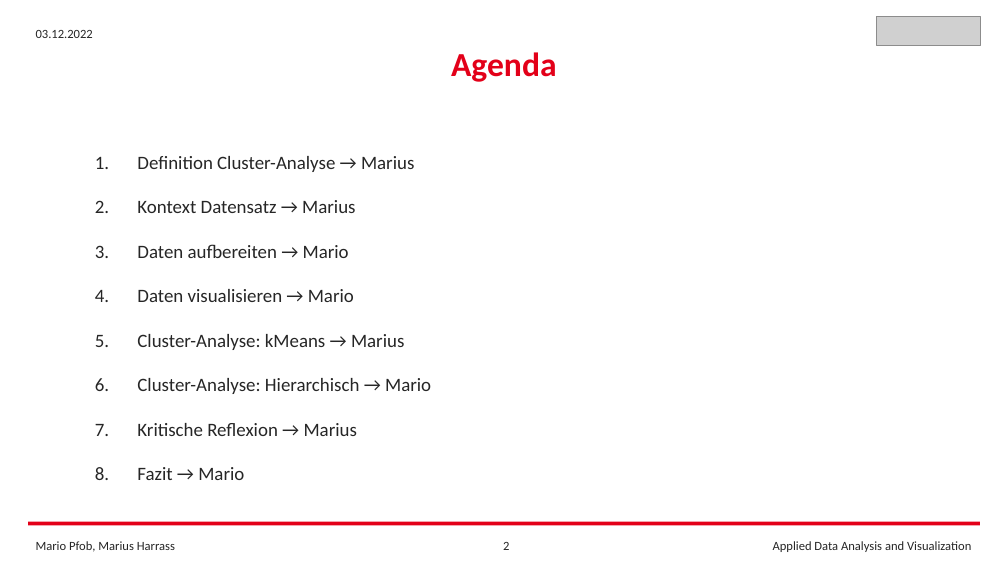
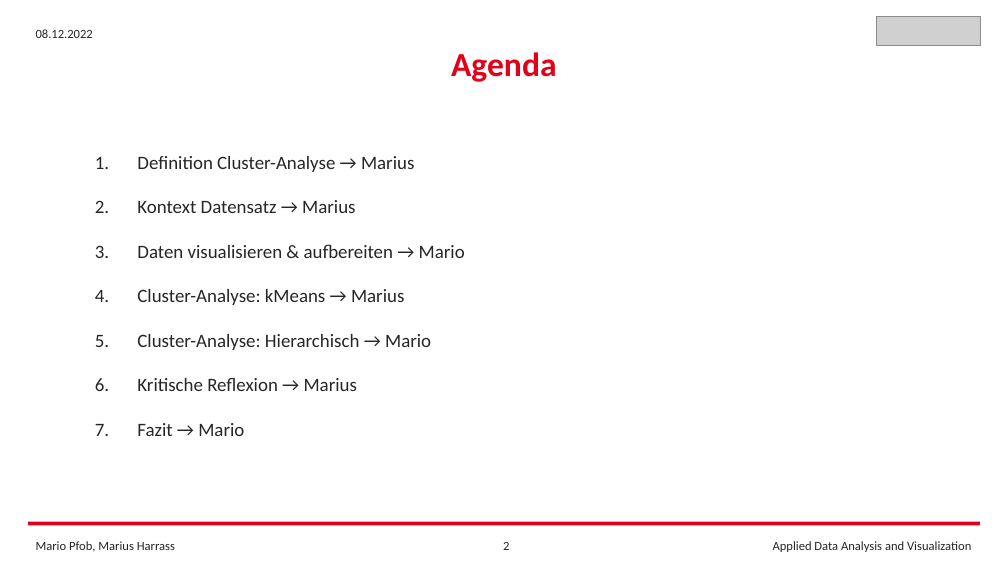
Before and after one commit to FrankCastlepancakes/ClusteringScikitLearn, a slide deck: slide 2 of Clustering_Scikit_Learn.pptx. Drawn at 1008x567 pixels with LibreOffice and Linux fonts; fonts in the diff are those of the drawing; grey boxes stand for pictures. Boxes give left, top, right and bottom in pixels: in the first picture for what was removed or moved away, otherwise in the second. Text is boxed around its words. In the diff, an @@ line names an element or a change of style, - is before the commit and + after.

```diff
--- a/Clustering_Scikit_Learn.pptx
+++ b/Clustering_Scikit_Learn.pptx
@@ text at bbox=[36, 29, 93, 38]: text changed @@
-03.12.2022
+08.12.2022
@@ text at bbox=[137, 244, 465, 258]: text changed @@
-3. Daten aufbereiten → Mario
-4. Daten visualisieren → Mario
+3. Daten visualisieren & aufbereiten → Mario
```
Also in this commit, not shown: 9 other slides changed, 4 slides added, 3 other files.
